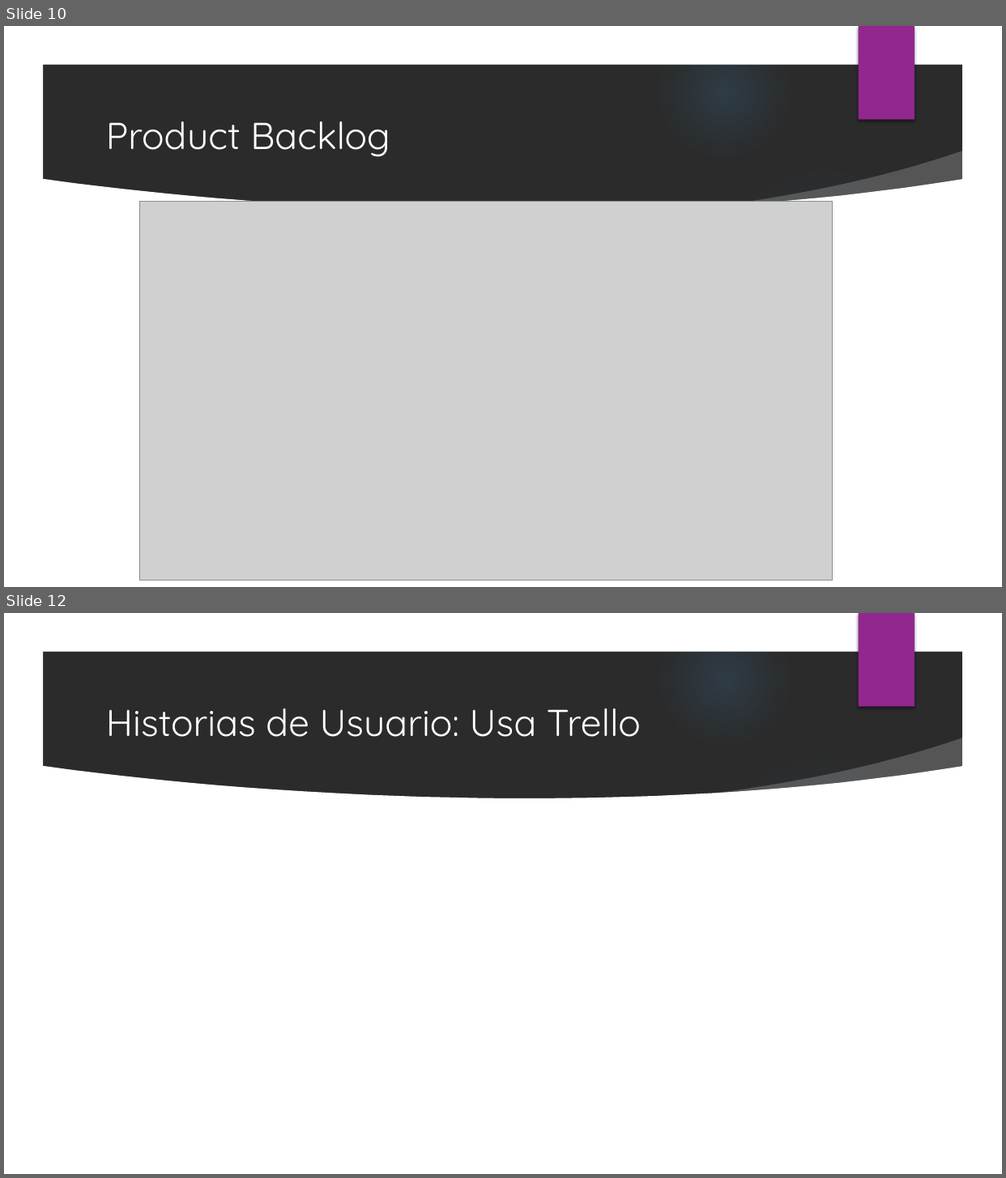
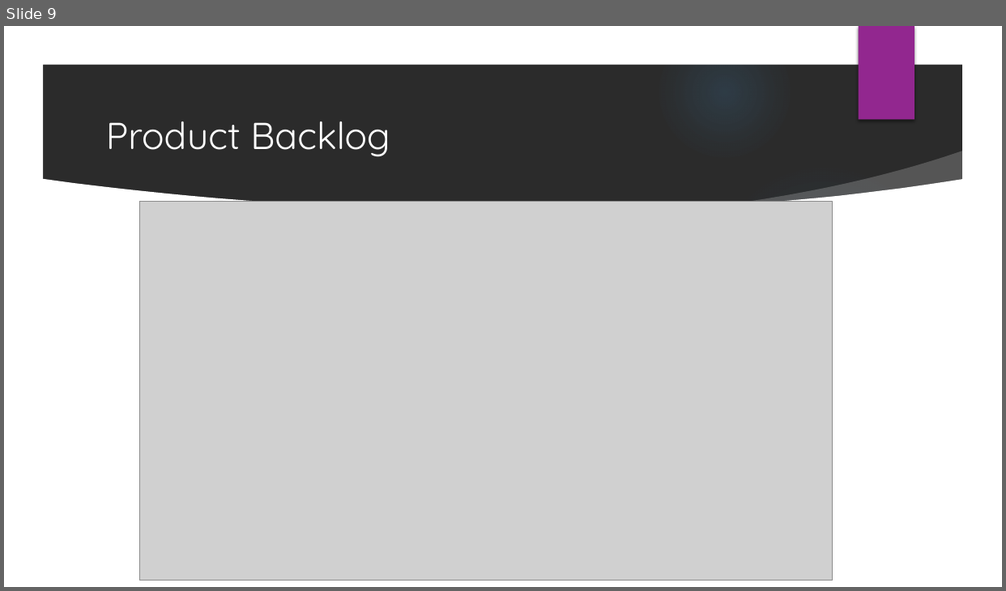
Before and after one commit to ernestosanchezmatos/OPEN_SOURCE, a slide deck: Documentacion/MyE_Demo.pptx. Shown one above the other, each under a label of ours: slides 10 and 12 before the commit, slide 9 after it; the slides between them are not shown. The pictures are 1006x1178 and 1006x591 pixels, drawn with LibreOffice and Linux fonts; fonts in the diff are those of the drawing; grey boxes stand for pictures; background and template pictures are left out; a plain dark background stands for a picture behind light text. Boxes give left, top, right and bottom in pixels: in the first picture for what was removed or moved away, otherwise in the second. Text is boxed around its words. In the diff, an @@ line names an element or a change of style, - is before the commit and + after.

```diff
--- a/Documentacion/MyE_Demo.pptx
+++ b/Documentacion/MyE_Demo.pptx
@@ slide 12 removed at [4,613,1002,1174], background picture (left out); not listed: 9 template elements that a slide beside it also shows @@
@@ title removed at [106,709,641,737] @@
-Historias de Usuario: Usa Trello
@@ what was slide 10 is now slide 9 @@
```
Also in this commit, not shown: 4 slides changed, 16 slides added, 3 other slides removed.
